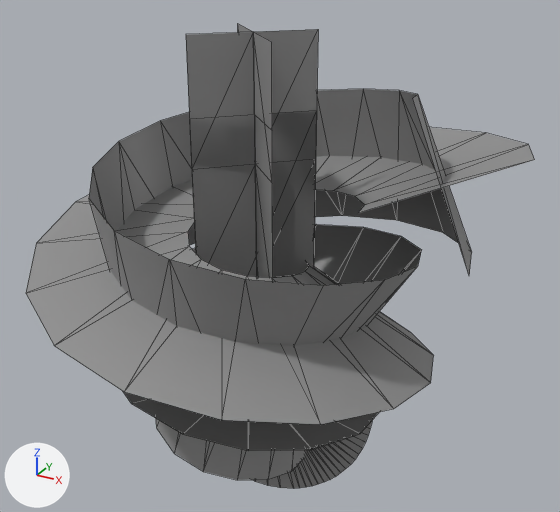
Before and after pictures for a commit that changed the FBX model Assets/Meshes/Effect/Flogas/TwistMesh_06.fbx.
Camera for both pictures: a 50 mm lens placed at (3.0, -5.04, 3.74), pointed at (0.11, 0.2, 1.11). Arrows for +X, +Y and +Z are at lower left; the lights stay in place. Mesh edges are drawn as thin lines. Where no turn or scale is listed for an object, it has been applied to the vertices.

The older version as bpy lines, for what is in view:
```python
me_fx_twistmesh_006_sm_hkb = bpy.data.meshes.new('FX_TwistMesh_006_SM_HKB')
me_fx_twistmesh_006_sm_hkb.from_pydata(...)  # 289 vertices, 384 faces; spans x -0.97..1.06, y -0.22..0.22, z -0.98..0.73
me_fx_twistmesh_006_sm_hkb.materials.append(mat_worldgridmaterial_009)  # grey #959595
me_fx_x_lhelix_twstwind01 = bpy.data.meshes.new('fx_X_LHelix_twstwind01')
me_fx_x_lhelix_twstwind01.from_pydata(...)  # 131 vertices, 124 faces; spans x -1.9..2.09, y -1.75..2.01, z -0.65..2.58
me_fx_x_lhelix_twstwind01.materials.append(mat_worldgridmaterial_010)  # grey #959595
me_fx_x_longmesh_01 = bpy.data.meshes.new('fx_x_longMesh_01')
me_fx_x_longmesh_01.from_pydata(...)  # 24 vertices, 24 faces; spans x -0.35..0.35, y -0.35..0.35, z -0.04..2.96
me_fx_x_longmesh_01.materials.append(mat_worldgridmaterial_011)  # grey #959595
me_fx_x_plane_zreo01 = bpy.data.meshes.new('fx_X_Plane_Zreo01')
me_fx_x_plane_zreo01.from_pydata([(0.35, -0.35, 0.0), (-0.35, 0.35, 0.0), (-0.35, 0.35, 2.34), (0.35, -0.35, 2.34), (-0.35, -0.35, 0.0), (0.35, 0.35, 0.0), (0.35, 0.35, 2.34), (-0.35, -0.35, 2.34)], [], [(0, 1, 2), (2, 3, 0), (4, 5, 6), (6, 7, 4)])
me_fx_x_plane_zreo01.materials.append(mat_worldgridmaterial_012)  # grey #959595
ob_fx_twistmesh_006_sm_hkb = bpy.data.objects.new('FX_TwistMesh_006_SM_HKB', me_fx_twistmesh_006_sm_hkb)
ob_fx_twistmesh_006_sm_hkb.location = (0.0, 0.0, 0.0)
ob_fx_x_lhelix_twstwind01 = bpy.data.objects.new('fx_X_LHelix_twstwind01', me_fx_x_lhelix_twstwind01)
ob_fx_x_lhelix_twstwind01.location = (0.0, 0.0, 0.0)
ob_fx_x_longmesh_01 = bpy.data.objects.new('fx_x_longMesh_01', me_fx_x_longmesh_01)
ob_fx_x_longmesh_01.location = (0.0, 0.0, 0.0)
ob_fx_x_plane_zreo01 = bpy.data.objects.new('fx_X_Plane_Zreo01', me_fx_x_plane_zreo01)
ob_fx_x_plane_zreo01.location = (0.0, 0.0, 0.0)
```
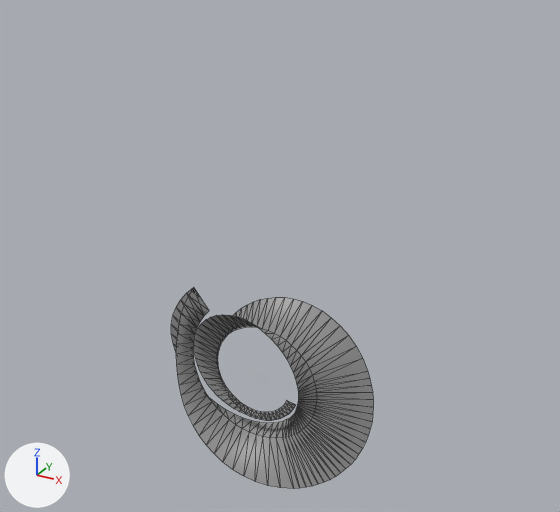
Changed parts and their boxes [x1, y1, x2, y2] in the pictures (560 x 512 px):
```json
{"object": "fx_X_LHelix_twstwind01", "change": "deleted", "before": [26, 89, 535, 480]}
{"object": "fx_x_longMesh_01", "change": "deleted", "before": [186, 24, 318, 280]}
{"object": "fx_X_Plane_Zreo01", "change": "deleted", "before": [190, 111, 317, 278]}
{"object": "FX_TwistMesh_006_SM_HKB", "change": "unchanged, uncovered by the edit", "before": [253, 421, 372, 488], "after": [171, 287, 373, 488]}
```

The change, as JSON lines over the scene's bpy script:
```json
{"op": "remove", "block": "ob_fx_x_lhelix_twstwind01", "code": ["ob_fx_x_lhelix_twstwind01 = bpy.data.objects.new('fx_X_LHelix_twstwind01', me_fx_x_lhelix_twstwind01)", "ob_fx_x_lhelix_twstwind01.location = (0.0, 0.0, 0.0)"]}
{"op": "remove", "block": "ob_fx_x_plane_zreo01", "code": ["ob_fx_x_plane_zreo01 = bpy.data.objects.new('fx_X_Plane_Zreo01', me_fx_x_plane_zreo01)", "ob_fx_x_plane_zreo01.location = (0.0, 0.0, 0.0)"]}
{"op": "remove", "block": "ob_fx_x_longmesh_01", "code": ["ob_fx_x_longmesh_01 = bpy.data.objects.new('fx_x_longMesh_01', me_fx_x_longmesh_01)", "ob_fx_x_longmesh_01.location = (0.0, 0.0, 0.0)"]}
```
